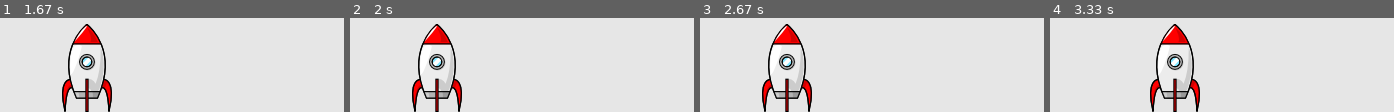
Above: before the commit, frames 1-4 (left to right).
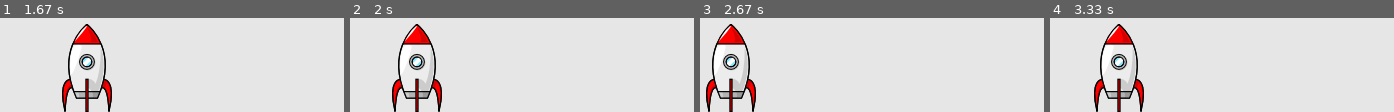
Above: after the commit, the same moments.

Repository: f-vdb/2D-SpaceFlight-pygame
Game: pygame game, started from spaceFlight.py
Two runs of this game, one before a commit and one after it. Both use one fixed random seed, a clock stepped at 60 frames per second and the inputs below.
Inputs:
- Up to frame 1 (1.67 s): tap Enter at 0.33 s; hold Right 0.67-1.13 s; hold Right 1.17-1.63 s
- Up to frame 2 (2 s): hold Left from 1.67 s (still down)
- Up to frame 3 (2.67 s): release Left at 2.2 s; hold Left 2.23-2.63 s
- Up to frame 4 (3.33 s): hold Right 2.67-3.3 s

Frame 1 is identical in both runs. In frame 2, 9.1% of the frame differs, in the area x 12-33%, y 6-100%; in frame 3, 11%, in the area x 1-33%, y 6-100%; in frame 4, 11%.

Commit message:
- das Raumschiff kann jetzt auch nach links fliegen

Diff:
--- a/gameFunctions.py
+++ b/gameFunctions.py
@@ -11,10 +11,14 @@
                 sys.exit()
             elif event.key == pygame.K_RIGHT:
                 myShip.movingRight = True
+            elif event.key == pygame.K_LEFT:
+                myShip.movingLeft = True
 
         elif event.type == pygame.KEYUP:
             if event.key == pygame.K_RIGHT:
                 myShip.movingRight = False
+            elif event.key == pygame.K_LEFT:
+                myShip.movingLeft = False
 
 def updateScreen(mySettings, screen, ship):
     """Update images on the screen and flip to the new screen."""
--- a/ship.py
+++ b/ship.py
@@ -14,12 +14,14 @@
         self.rect.bottom = self.screen_rect.bottom
 
         self.movingRight = False
+        self.movingLeft = False
 
     # Methode der Klassen Ship:
     def update(self):
         if self.movingRight == True:
             self.rect.centerx += 1
-
+        if self.movingLeft == True:
+            self.rect.centerx -= 1
 
     def blitme(self):
         """ Zeichne das Raumschiff.
